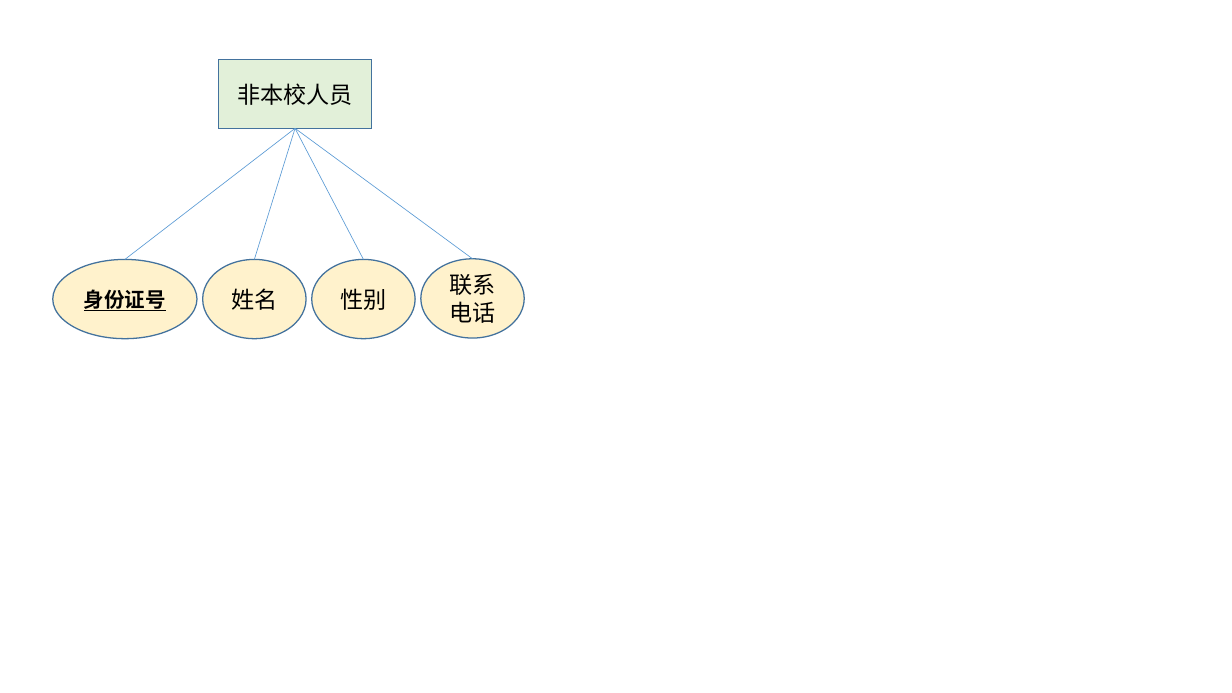
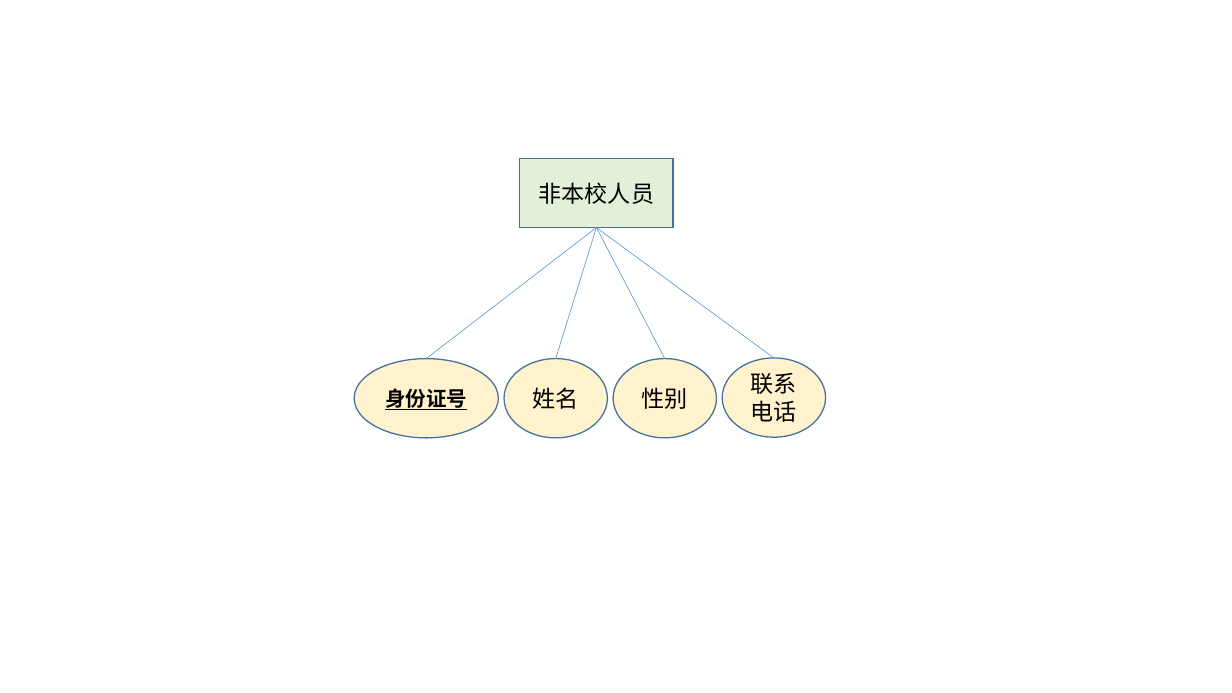
Before and after one commit to huangqiuyu/Database_BUAA, a slide deck: slide 4 of ours/E-R图初稿.pptx. Drawn at 1232x693 pixels with LibreOffice and Linux fonts; fonts in the diff are those of the drawing. Boxes give left, top, right and bottom in pixels: in the first picture for what was removed or moved away, otherwise in the second. Text is boxed around its words. In the diff, an @@ line names an element or a change of style, - is before the commit and + after.

```diff
--- a/ours/E-R图初稿.pptx
+++ b/ours/E-R图初稿.pptx
@@ 4 lines, 3 ellipses, 1 rectangle: place and size @@
-4 lines, 3 ellipses, 1 rectangle at [53,59,524,339]
+4 lines, 3 ellipses, 1 rectangle at [354,158,826,438]
@@ ellipse "性别": place and size @@
-ellipse "性别" at [311,260,415,339]
+ellipse "性别" at [614,359,717,438]
```
Also in this commit, not shown: 4 other slides changed, 1 other file.
